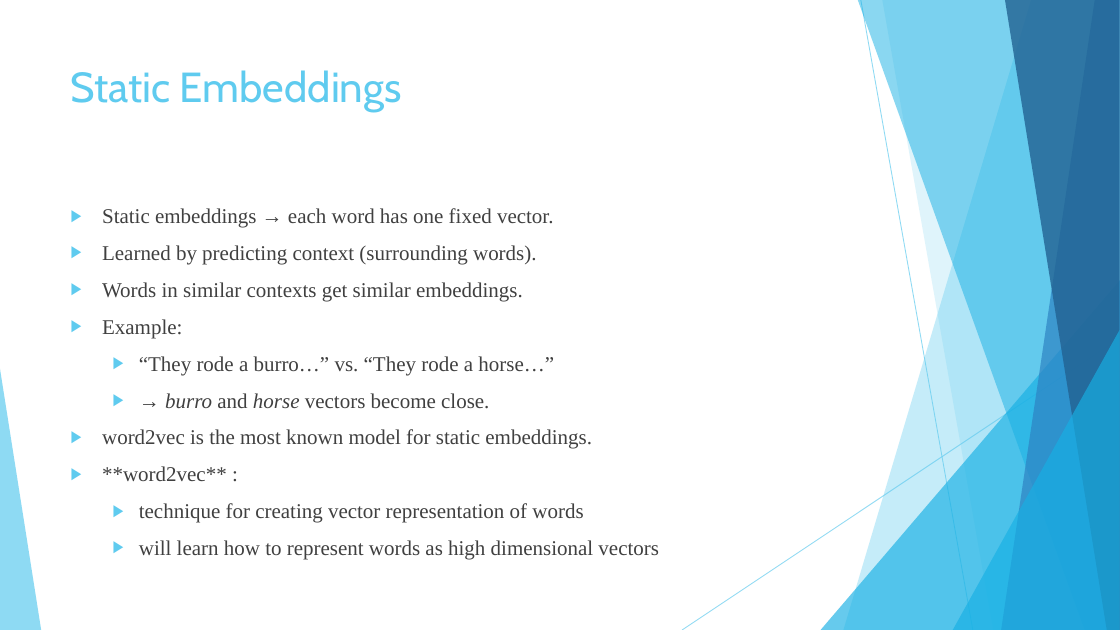
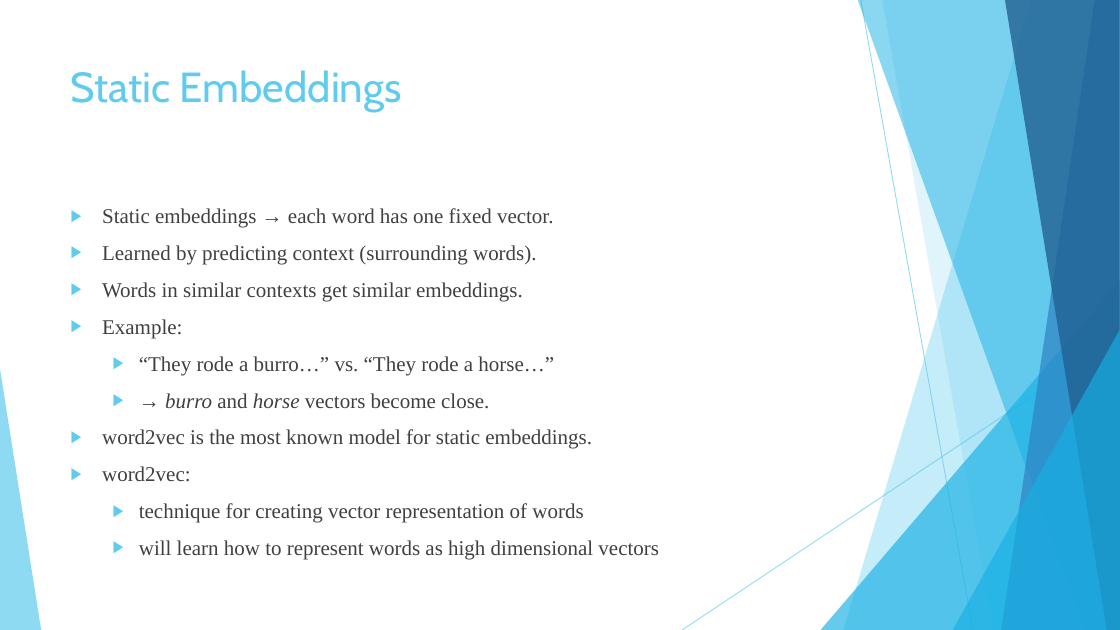
Before and after one commit to khaled-almir/VersifAi, a slide deck: slide 30 of Presentations/4-Advanced ML Model.pptx. Drawn at 1120x630 pixels with LibreOffice and Linux fonts; fonts in the diff are those of the drawing. Boxes give left, top, right and bottom in pixels: in the first picture for what was removed or moved away, otherwise in the second. Text is boxed around its words. In the diff, an @@ line names an element or a change of style, - is before the commit and + after.

```diff
--- a/Presentations/4-Advanced ML Model.pptx
+++ b/Presentations/4-Advanced ML Model.pptx
@@ text at [102,466,191,482]: text changed @@
-▶ **word2vec** :
+▶ word2vec:
```
Also in this commit, not shown: 3 other slides changed, 1 other file.
